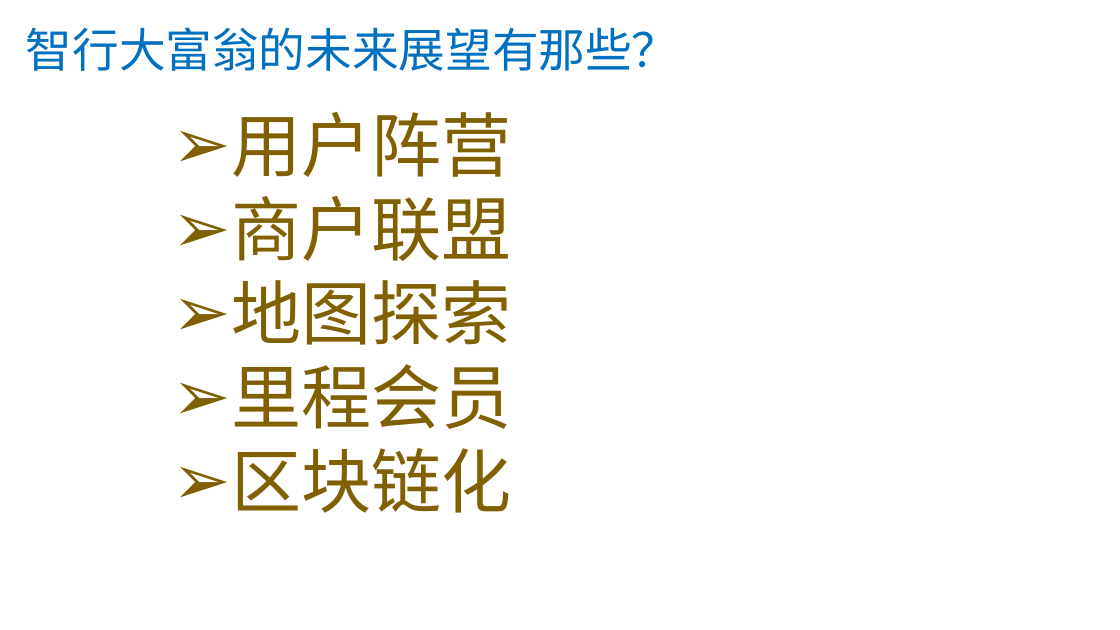
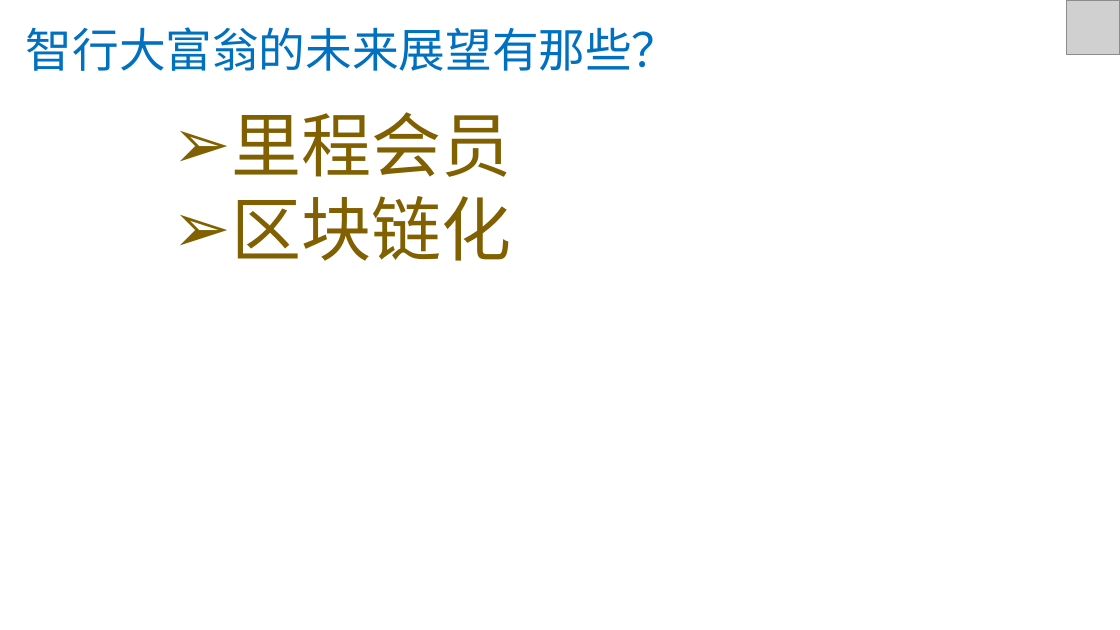
Before and after one commit to 70659361/VMonopoly, a slide deck: slide 11 of XMonopoly.pptx (slide 9 before the commit). Drawn at 1120x630 pixels with LibreOffice and Linux fonts; fonts in the diff are those of the drawing; grey boxes stand for pictures. Boxes give left, top, right and bottom in pixels: in the first picture for what was removed or moved away, otherwise in the second. Text is boxed around its words. In the diff, an @@ line names an element or a change of style, - is before the commit and + after.

```diff
--- a/XMonopoly.pptx
+++ b/XMonopoly.pptx
@@ picture added at bbox=[1067, 0, 1120, 55] @@
@@ text at bbox=[231, 112, 511, 345]: paragraphs removed @@
-➢ 用户阵营
-➢ 商户联盟
-➢ 地图探索
```
Also in this commit, not shown: 9 other slides changed.
